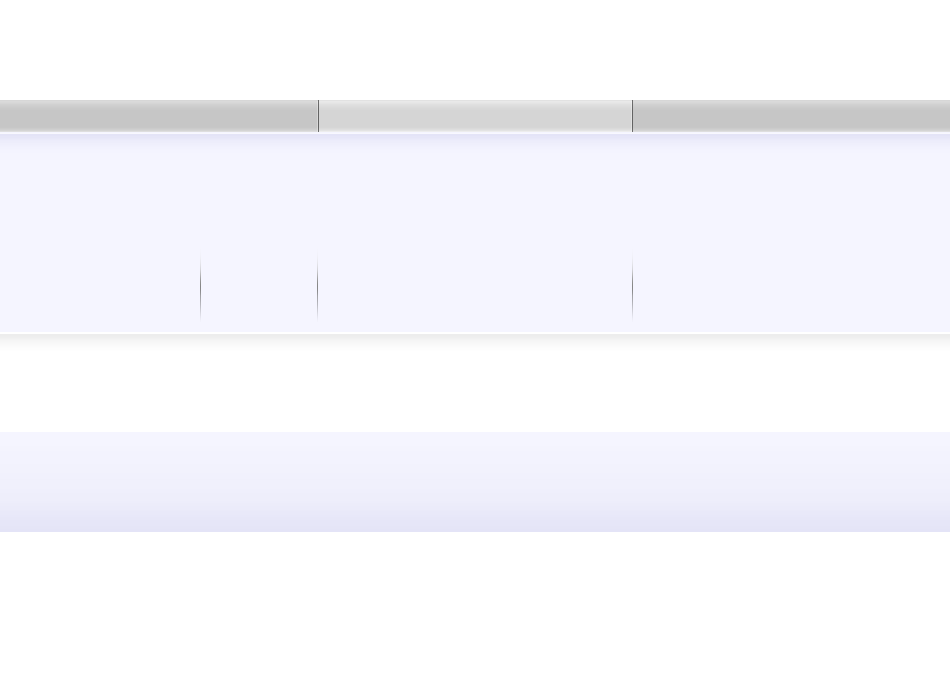
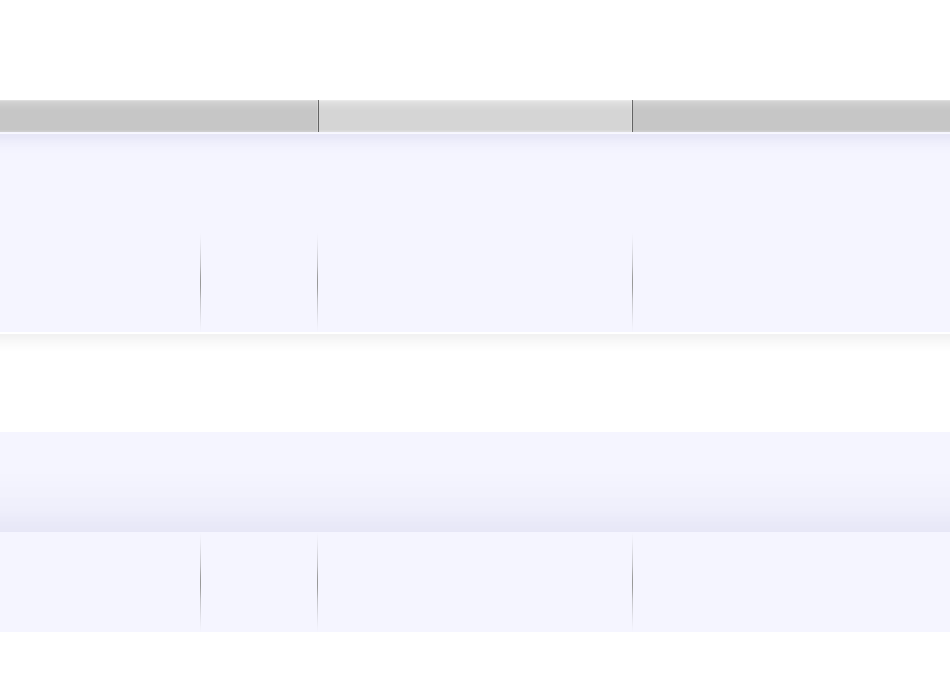
Comparing the layer stacks of the two 950px x 696px images. Changes:
painted on "navbar button" over [0, 100, 950, 132]
painted on "footer boxes" over [0, 532, 950, 632]
